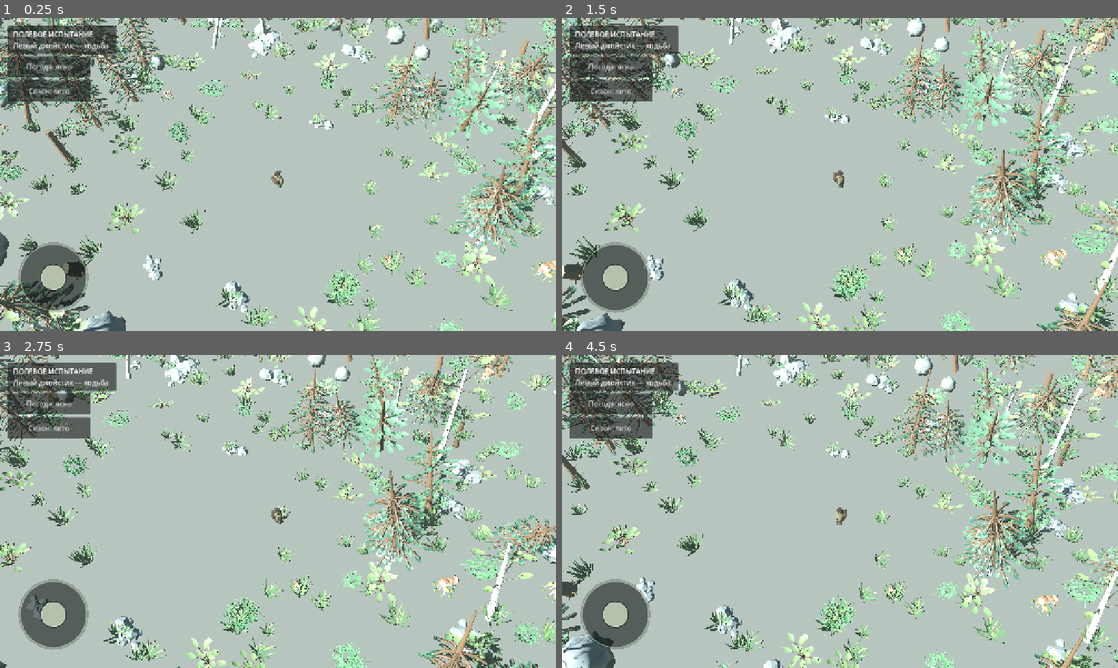
Above: before the commit, frames 1-4 (two rows, left to right).
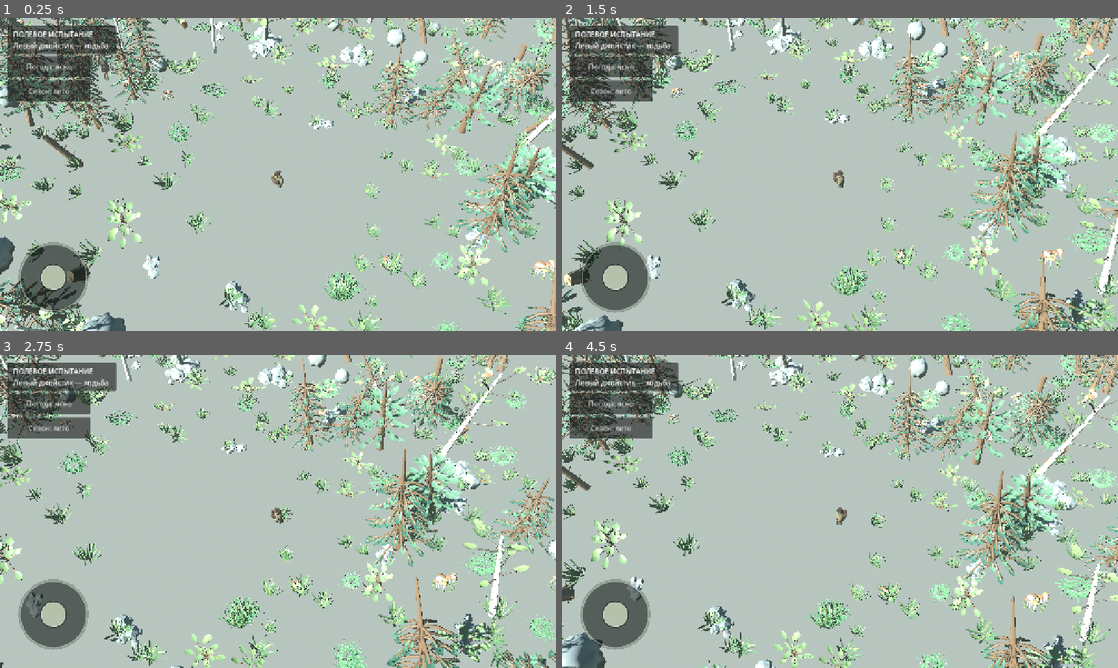
Above: after the commit, the same moments.

Repository: Masuku4129/Game
Game: Godot game, scene res://scenes/main.tscn
Two runs of this game, one before a commit and one after it. Both use one fixed random seed, a clock stepped at 60 frames per second and the inputs below.
Inputs (mouse positions are in pixels of both pictures, inside the frame that each line leads up to):
- Up to frame 1 (0.25 s): no input
- Up to frame 2 (1.5 s): move the mouse to (962, 158) at 0.52 s; hold Right (ui_right) 0.53-1.25 s; click (962, 158) at 0.67 s; drag from (728, 190) to (812, 237) at 1.27 s
- Up to frame 3 (2.75 s): move the mouse to (333, 442) at 2.02 s; hold Right (ui_right) from 2.03 s (still down)
- Up to frame 4 (4.5 s): release Right (ui_right) at 2.75 s; drag from (812, 574) to (673, 464) at 2.77 s; move the mouse to (1006, 558) at 3.52 s; hold Left (ui_left) 3.53-4.25 s; drag from (673, 464) to (756, 433) at 4.27 s

The runs differ from the first frame. In frame 1, 29% of the frame differs, in the area x 0-100%, y 0-100%; in frame 2, 29%; in frame 3, 28%; in frame 4, 32%.

Commit message:
Improve terrain shape, ground albedo detail and normal mapping

Diff:
--- a/scripts/main.gd
+++ b/scripts/main.gd
@@ -81,11 +81,14 @@
 
 
 func _height_at(x: float, z: float) -> float:
-	var broad := terrain_noise.get_noise_2d(x, z) * 5.8
-	var ridge := terrain_noise.get_noise_2d(x * 0.52 + 300.0, z * 0.52 - 120.0)
-	var detail := detail_noise.get_noise_2d(x, z) * 0.72
-	var drainage := absf(terrain_noise.get_noise_2d(x * 0.31 + 90.0, z * 0.31)) * 1.25
-	return broad + ridge * 2.1 + detail - drainage
+	var warp_x := detail_noise.get_noise_2d(x * 0.42 + 170.0, z * 0.42 - 80.0) * 3.2
+	var warp_z := detail_noise.get_noise_2d(x * 0.42 - 240.0, z * 0.42 + 110.0) * 3.2
+	var broad := terrain_noise.get_noise_2d(x + warp_x, z + warp_z) * 7.0
+	var rolling := terrain_noise.get_noise_2d(x * 0.46 + 300.0, z * 0.46 - 120.0) * 2.4
+	var valley_field := terrain_noise.get_noise_2d(x * 0.19 + 90.0, z * 0.19 - 60.0)
+	var drainage := pow(absf(valley_field), 1.7) * 0.72
+	var detail := detail_noise.get_noise_2d(x * 1.35, z * 1.35) * 0.38
+	return broad + rolling - drainage + detail
 
 func _terrain_normal_at(x: float, z: float) -> Vector3:
 	var sample := 0.35
@@ -151,6 +154,7 @@
 shader_type spatial;
 render_mode diffuse_burley, specular_schlick_ggx;
 uniform sampler2D ground_albedo : source_color, repeat_enable;
+uniform sampler2D ground_normal : hint_normal, repeat_enable;
 uniform float snow_cover = 0.0;
 uniform float surface_wetness = 0.0;
 uniform sampler2D surface_state_texture : filter_linear, repeat_disable;
@@ -172,11 +176,14 @@
     ground *= 1.0 - track_darkening;
     ground = mix(ground, vec3(0.78, 0.84, 0.88), snow_amount);
     ALBEDO = mix(ground, ground * vec3(0.66, 0.70, 0.72), wet_amount * 0.28);
+    NORMAL_MAP = texture(ground_normal, UV).rgb;
+    NORMAL_MAP_DEPTH = 0.30;
     ROUGHNESS = mix(0.97, 0.22, wet_amount * 0.72);
 }
 """
 	terrain_material.shader = terrain_shader
 	terrain_material.set_shader_parameter("ground_albedo", _make_ground_texture())
+	terrain_material.set_shader_parameter("ground_normal", _make_ground_normal_texture())
 	terrain_material.set_shader_parameter("surface_state_texture", surface_simulation.get_texture())
 	terrain.material_override = terrain_material
 	add_child(terrain)
@@ -228,29 +235,52 @@
 	var grain_noise := FastNoiseLite.new()
 	grain_noise.seed = 61022
 	grain_noise.frequency = 0.31
-	grain_noise.fractal_octaves = 2
+	grain_noise.fractal_octaves = 3
+	var pebble_noise := FastNoiseLite.new()
+	pebble_noise.seed = 61023
+	pebble_noise.frequency = 0.74
+	pebble_noise.fractal_octaves = 2
 	for y in range(512):
 		for x in range(512):
-			var u := float(x) / 512.0
-			var v := float(y) / 512.0
 			var broad := broad_noise.get_noise_2d(float(x), float(y))
 			var grain := grain_noise.get_noise_2d(float(x) * 1.7, float(y) * 1.7)
+			var pebble := pebble_noise.get_noise_2d(float(x) * 1.2, float(y) * 1.2)
 			var grit := detail_noise.get_noise_2d(float(x) * 0.73, float(y) * 0.73)
-			var damp := clampf(0.46 + broad * 0.17 + grit * 0.12, 0.16, 0.78)
-			var value := grain * 0.035
-			var moss_mix := clampf((broad + grit * 0.35 + 0.22) * 0.5, 0.0, 0.34)
-			var soil := Color(0.20 + damp * 0.18 + value, 0.145 + damp * 0.13 + value, 0.095 + damp * 0.075 + value)
-			var moss := Color(0.105 + damp * 0.10, 0.145 + damp * 0.13, 0.075 + damp * 0.06)
-			image.set_pixel(x, y, soil.lerp(moss, moss_mix))
+			var damp := clampf(0.48 + broad * 0.16 + grit * 0.10, 0.18, 0.78)
+			var fine := grain * 0.055 + pebble * 0.025
+			var moss_mix := clampf((broad + grit * 0.32 + 0.18) * 0.5, 0.0, 0.42)
+			var soil := Color(0.19 + damp * 0.19 + fine, 0.125 + damp * 0.14 + fine * 0.82, 0.075 + damp * 0.085 + fine * 0.55)
+			var moss := Color(0.085 + damp * 0.105 + fine * 0.5, 0.125 + damp * 0.15 + fine * 0.8, 0.055 + damp * 0.07 + fine * 0.35)
+			var fleck := clampf((pebble - 0.42) * 0.18, 0.0, 0.055)
+			image.set_pixel(x, y, soil.lerp(moss, moss_mix) + Color(fleck, fleck * 0.92, fleck * 0.78, 0.0))
 	return ImageTexture.create_from_image(image)
 
+
+func _make_ground_normal_texture() -> Texture2D:
+	var image := Image.create(512, 512, false, Image.FORMAT_RGBA8)
+	var broad_noise := FastNoiseLite.new()
+	broad_noise.seed = 61031
+	broad_noise.frequency = 0.045
+	broad_noise.fractal_octaves = 3
+	var fine_noise := FastNoiseLite.new()
+	fine_noise.seed = 61032
+	fine_noise.frequency = 0.34
+	fine_noise.fractal_octaves = 2
+	for y in range(512):
+		for x in range(512):
+			var left := broad_noise.get_noise_2d(float(x - 1), float(y)) * 0.75 + fine_noise.get_noise_2d(float(x - 1), float(y)) * 0.16
+			var right := broad_noise.get_noise_2d(float(x + 1), float(y)) * 0.75 + fine_noise.get_noise_2d(float(x + 1), float(y)) * 0.16
+			var up := broad_noise.get_noise_2d(float(x), float(y - 1)) * 0.75 + fine_noise.get_noise_2d(float(x), float(y - 1)) * 0.16
+			var down := broad_noise.get_noise_2d(float(x), float(y + 1)) * 0.75 + fine_noise.get_noise_2d(float(x), float(y + 1)) * 0.16
+			var normal := Vector3((left - right) * 1.8, (up - down) * 1.8, 1.0).normalized()
+			image.set_pixel(x, y, Color(normal.x * 0.5 + 0.5, normal.y * 0.5 + 0.5, normal.z * 0.5 + 0.5, 1.0))
+	return ImageTexture.create_from_image(image)
 
 func _add_terrain_triangle(surface: SurfaceTool, a: Vector3, b: Vector3, c: Vector3) -> void:
 	for point in [a, b, c]:
-		var variation := detail_noise.get_noise_2d(point.x * 1.7, point.z * 1.7)
-		var height_tint := clampf(0.38 + point.y * 0.009 + variation * 0.09, 0.20, 0.58)
-		var damp := clampf((0.25 - point.y) * 0.08, 0.0, 0.08)
-		surface.set_color(Color(height_tint * (0.88 - damp), height_tint * 1.02, height_tint * (0.72 - damp)))
+		var variation := detail_noise.get_noise_2d(point.x * 0.62, point.z * 0.62)
+		var damp := clampf((0.25 - point.y) * 0.035, 0.0, 0.045)
+		surface.set_color(Color(0.88 + variation * 0.07 - damp, 0.91 + variation * 0.06 - damp, 0.82 + variation * 0.08 - damp))
 		surface.set_uv(Vector2(point.x * 0.075, point.z * 0.075))
 		surface.set_uv2(Vector2((point.x + WORLD_EXTENT) / (WORLD_EXTENT * 2.0), (point.z + WORLD_EXTENT) / (WORLD_EXTENT * 2.0)))
 		surface.add_vertex(point)
